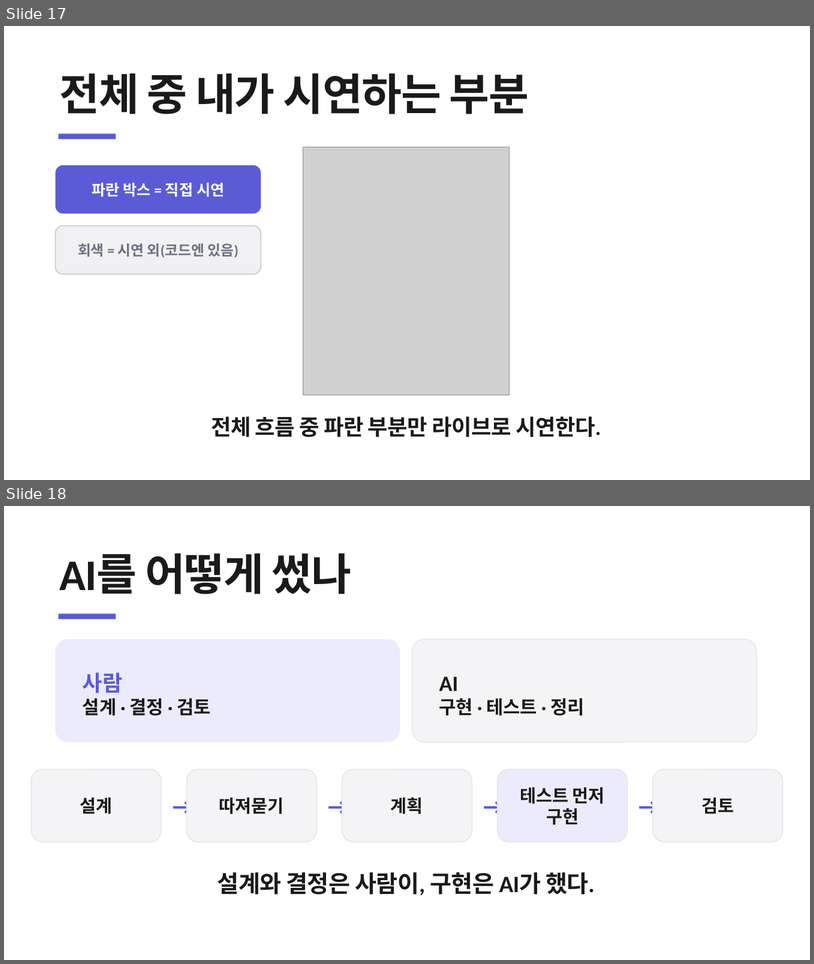
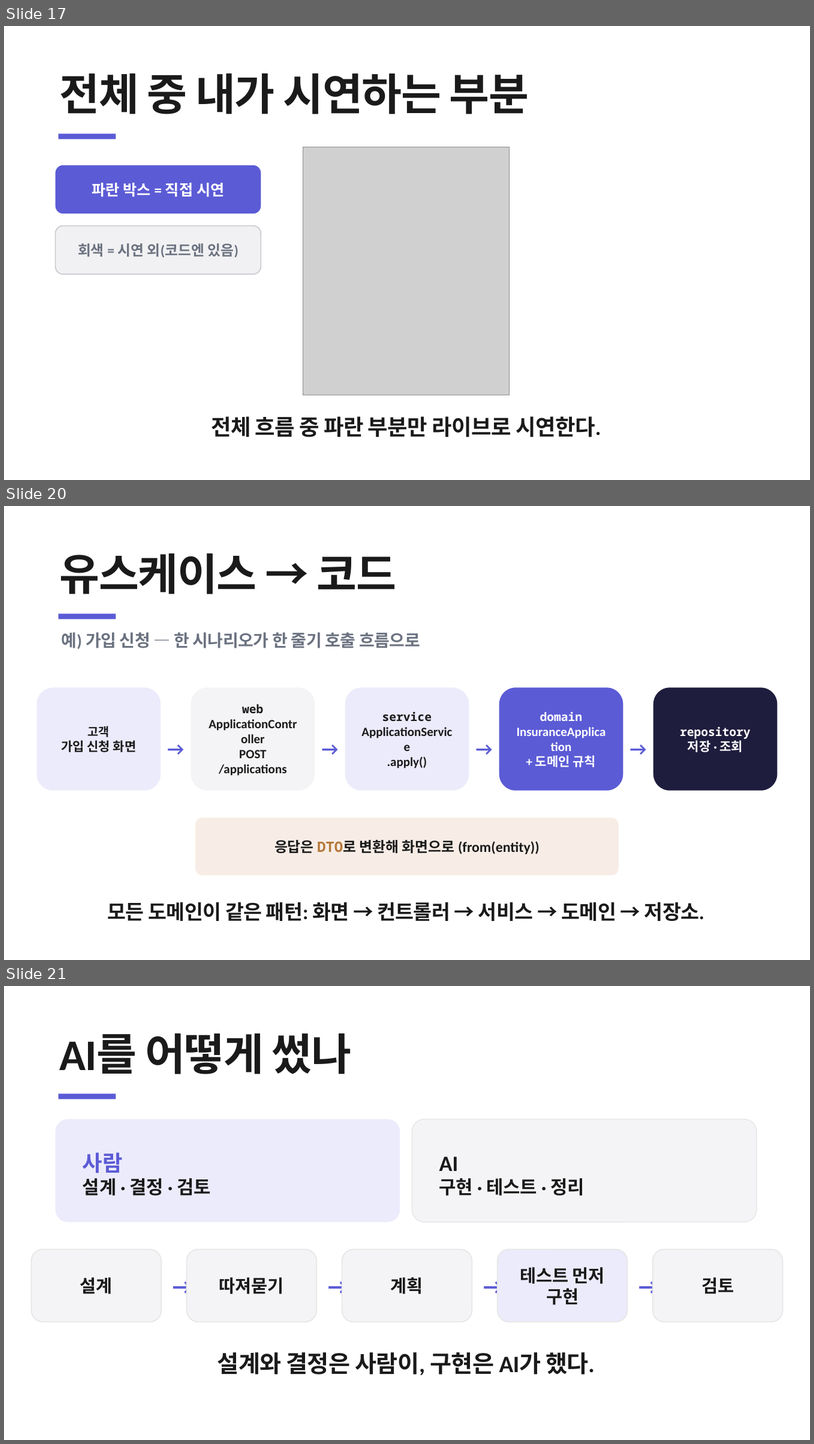
Before and after one commit to heyoonyoon/distributed-programming, a slide deck: docs/presentation/보험발표-figma.pptx. Shown one above the other, each under a label of ours: slides 17 and 18 before the commit, slides 17, 20 and 21 after it; the slides between them are not shown. The pictures are 814x964 and 814x1444 pixels, drawn with LibreOffice and Linux fonts; fonts in the diff are those of the drawing; grey boxes stand for pictures. Boxes give left, top, right and bottom in pixels: in the first picture for what was removed or moved away, otherwise in the second. Text is boxed around its words. In the diff, an @@ line names an element or a change of style, - is before the commit and + after.

```diff
--- a/docs/presentation/보험발표-figma.pptx
+++ b/docs/presentation/보험발표-figma.pptx
@@ slide 20 added at [4, 506, 810, 960], background #FFFFFF @@
@@ text added at [60, 553, 396, 594], 52 pt, text #1A1A1A, bold @@
+유스케이스 → 코드
@@ rectangle added at [59, 613, 116, 619], fill #5B5BD6 @@
@@ text added at [62, 632, 420, 649], 20 pt, text #6B7280, bold @@
+예) 가입 신청 — 한 시나리오가 한 줄기 호출 흐름으로
@@ rounded rectangle added at [36, 687, 161, 790], fill #ECEBFB, 15 pt, text #1A1A1A, bold @@
+고객
+가입 신청 화면
@@ rounded rectangle added at [191, 687, 315, 790], fill #F4F4F6, 15 pt, text #1A1A1A, bold @@
+web
+ApplicationController
+POST /applications
@@ rounded rectangle added at [345, 687, 469, 790], fill #ECEBFB, 15 pt, text #1A1A1A, bold @@
+service
+ApplicationService
+.apply()
@@ rounded rectangle added at [500, 687, 623, 790], fill #5B5BD6, 15 pt, text #FFFFFF, bold @@
+domain
+InsuranceApplication
++ 도메인 규칙
@@ rounded rectangle added at [654, 687, 778, 790], fill #1F1D3D, 14 pt, text #FFFFFF, bold @@
+repository
+저장 · 조회
@@ text added at [155, 727, 197, 769], 22 pt, text #5B5BD6, bold @@
+→
@@ text added at [309, 727, 351, 769], 22 pt, text #5B5BD6, bold @@
+→
@@ text added at [463, 727, 506, 769], 22 pt, text #5B5BD6, bold @@
+→
@@ text added at [617, 727, 660, 769], 22 pt, text #5B5BD6, bold @@
+→
@@ rounded rectangle added at [196, 817, 619, 875], fill #F7EDE6, 17 pt, text #1A1A1A, bold @@
+응답은 DTO로 변환해 화면으로 (from(entity))
@@ text added at [108, 901, 705, 921], 24 pt, text #1A1A1A, bold @@
+모든 도메인이 같은 패턴: 화면 → 컨트롤러 → 서비스 → 도메인 → 저장소.
@@ what was slide 18 is now slide 21 @@
```
Also in this commit, not shown: 2 other slides added, 1 other file.
